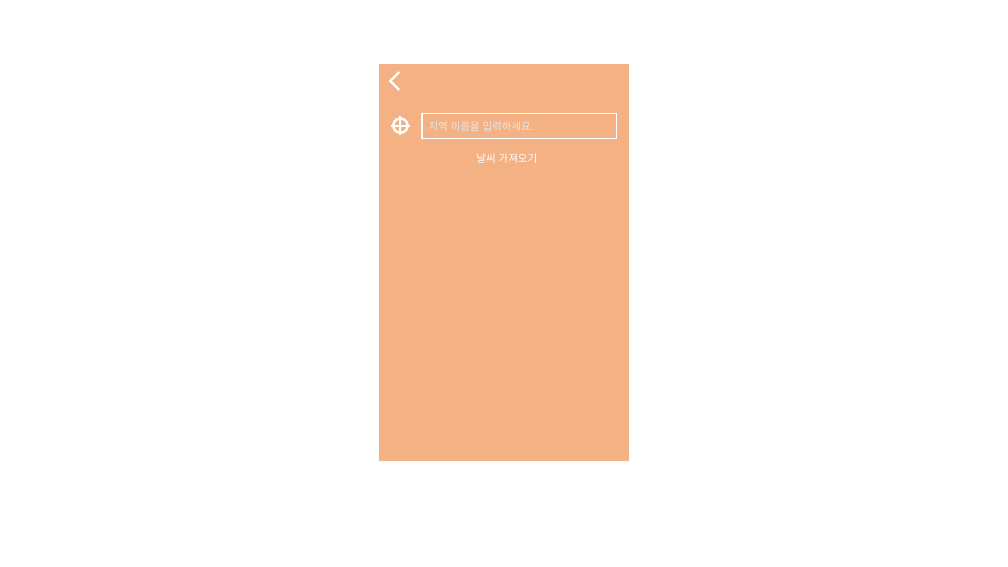
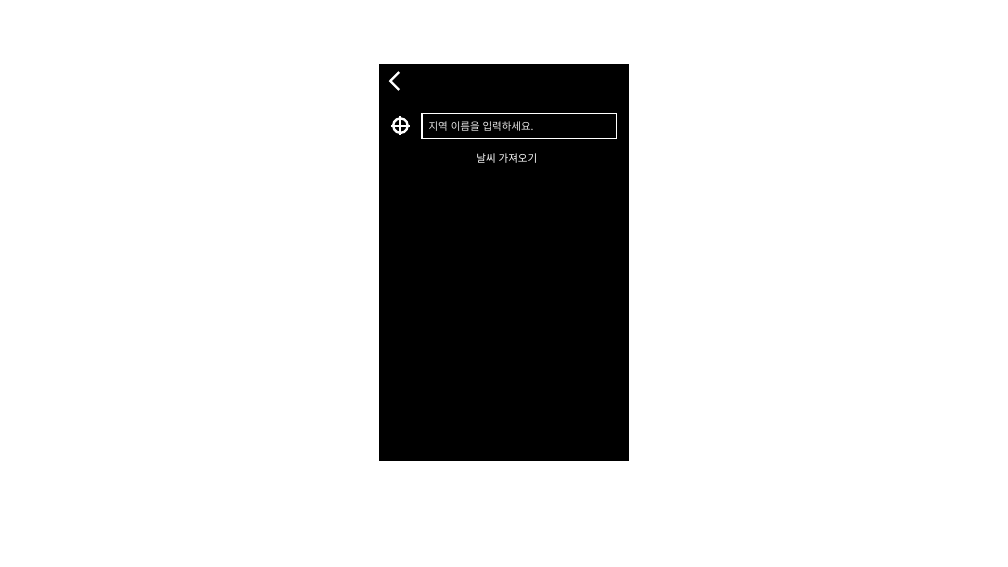
Before and after one commit to SoonMinKwun/history_of_studying, a slide deck: slide 5 of flutter/중간계획서/UI.pptx (slide 2 before the commit). Drawn at 1008x567 pixels with LibreOffice and Linux fonts; fonts in the diff are those of the drawing. Boxes give left, top, right and bottom in pixels: in the first picture for what was removed or moved away, otherwise in the second. Text is boxed around its words. In the diff, an @@ line names an element or a change of style, - is before the commit and + after.

```diff
--- a/flutter/중간계획서/UI.pptx
+++ b/flutter/중간계획서/UI.pptx
@@ rectangle at box(380, 64, 629, 461): fill #F4B183 to #000000 @@
```
Also in this commit, not shown: 2 other slides changed, 6 slides added, 11 other files.
